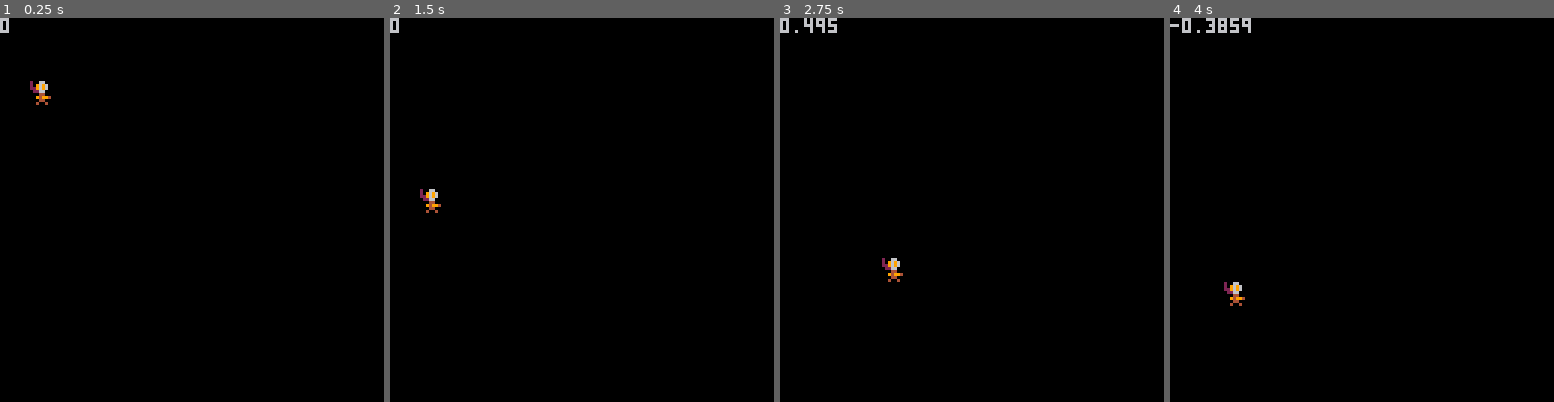
Above: before the commit, frames 1-4 (left to right).
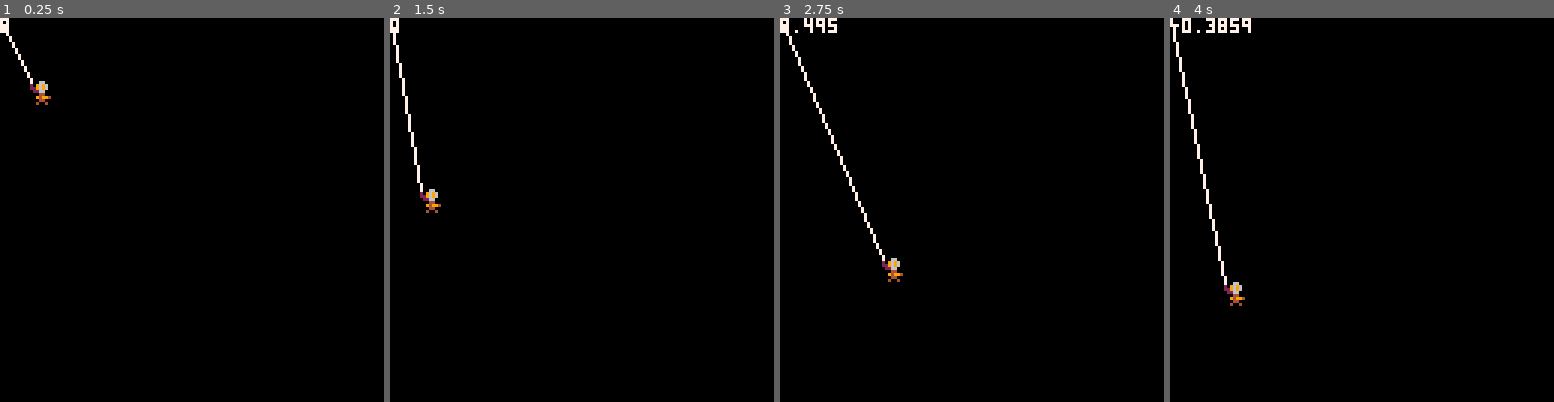
Above: after the commit, the same moments.

Repository: thoughtlesslabs/dive
Game: PICO-8 cartridge dive.p8
The game is run twice, just before and just after one commit, with the same random seed, the same clock (stepped at 60 frames per second) and the same inputs.
Inputs:
- Up to frame 1 (0.25 s): no input
- Up to frame 2 (1.5 s): no input
- Up to frame 3 (2.75 s): hold Right 1.6-2.1 s; hold Up 2.15-2.42 s; hold Right from 2.47 s (still down)
- Up to frame 4 (4 s): release Right at 3.03 s; hold Left 3.08-3.58 s; hold Down 3.63-3.97 s

The runs differ from the first frame. In frame 1, 0.2% of the frame differs, in the area x 0-9%, y 0-18%; in frame 2, 0.4%; in frame 3, 0.7%; in frame 4, 0.9%, in the area x 0-22%, y 0-70%.

Commit message:
Adding Hose

Diff:
--- a/dive.p8
+++ b/dive.p8
@@ -6,6 +6,7 @@
 
 function _init()
 	make_player()
+	make_hose()
 	gravity = 0.009
 	friction = 1.01
 	debug = ""
@@ -13,13 +14,14 @@
 
 function _update60()
 	move_player()
-
+	adjust_hose()
 
 end
 
 function _draw()
 	cls()
 	spr(1,p.x,p.y)
+	line(hose.x,hose.y,hose.x2,hose.y2,7)
 	print(debug)
 end
 
@@ -29,6 +31,14 @@
 	p.y = 20
 	p.dx = 0
 	p.dy = 0
+end
+
+function make_hose()
+	hose = {}
+	hose.x = 0
+	hose.y = 0
+	hose.x2 = 0
+	hose.y2 = 0
 end
 -->8
 -- updatefunctions
@@ -54,6 +64,12 @@
 	p.y = mid(5,p.y,100)
 	debug = p.dx
 end
+
+
+function adjust_hose()
+	hose.x = p.x
+	hose.y = p.y
+end
 __gfx__
 00000000200660000000000000000000000000000000000000000000000000000000000000000000000000000000000000000000000000000000000000000000
 00000000209696000000000000000000000000000000000000000000000000000000000000000000000000000000000000000000000000000000000000000000
